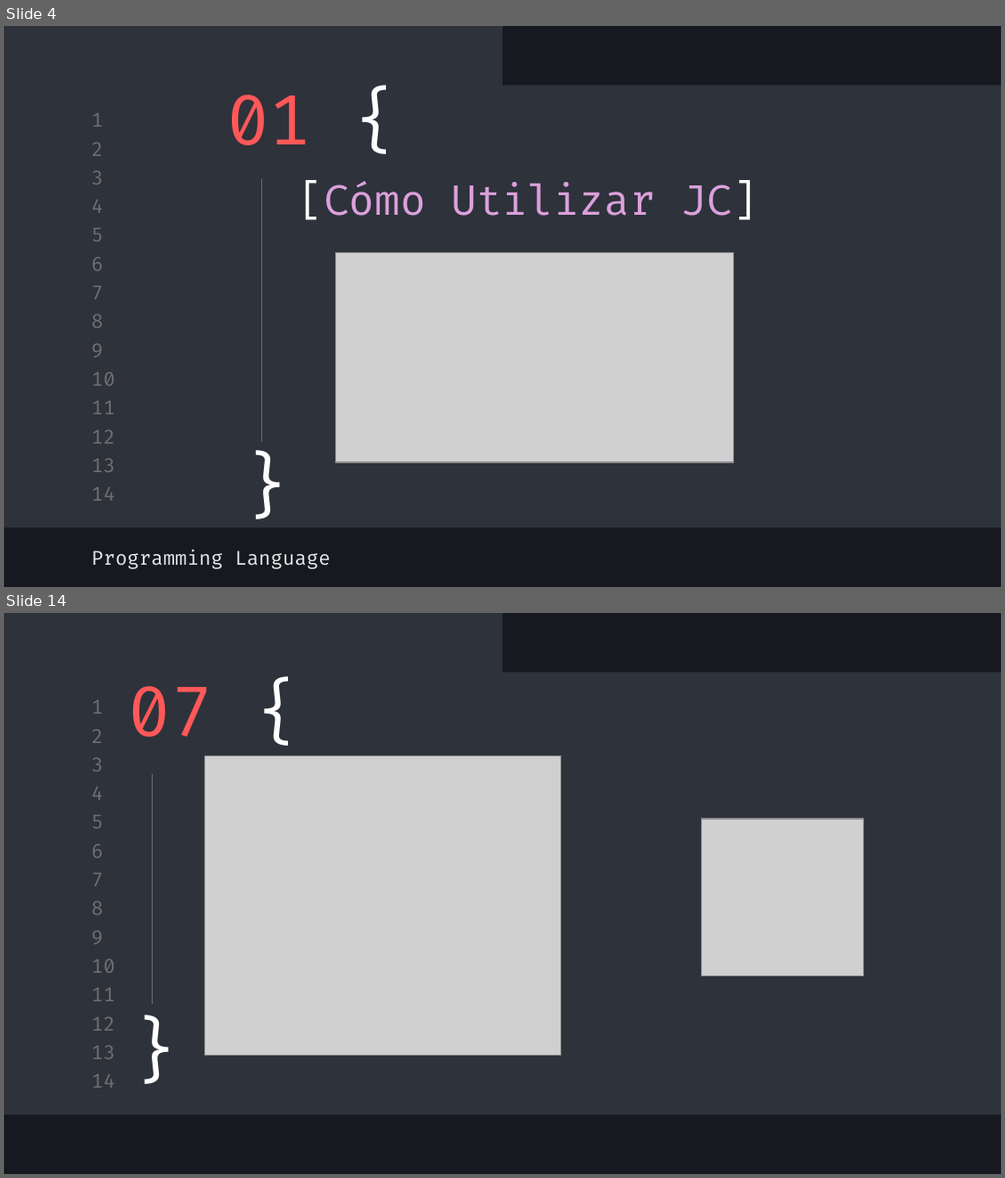
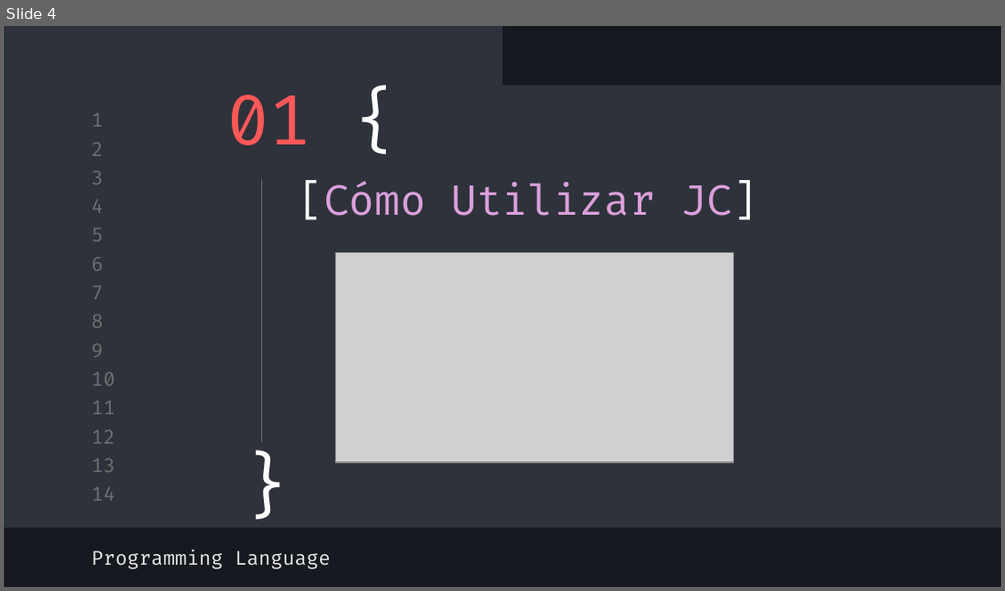
Before and after one commit to GonzaCS/vallaTechSummit-jetpack-compose, a slide deck: DevFest Jetpack Compose.pptx. Shown one above the other, each under a label of ours: slides 4 and 14 before the commit, slide 4 after it; the slides between them are not shown. The pictures are 1005x1178 and 1005x591 pixels, drawn with LibreOffice and Linux fonts; fonts in the diff are those of the drawing; grey boxes stand for pictures. Boxes give left, top, right and bottom in pixels: in the first picture for what was removed or moved away, otherwise in the second. Text is boxed around its words. In the diff, an @@ line names an element or a change of style, - is before the commit and + after.

```diff
--- a/DevFest Jetpack Compose.pptx
+++ b/DevFest Jetpack Compose.pptx
@@ slide 14 removed at <box>4,613,1001,1174</box>, background #16191F; not listed: 16 template elements that a slide beside it also shows @@
@@ title removed at <box>129,686,214,737</box> @@
-07 {
@@ picture removed at <box>204,756,560,1055</box> @@
@@ line removed from (153, 774) to (153, 1004) @@
@@ picture removed at <box>701,819,863,976</box> @@
@@ text removed at <box>125,1004,179,1089</box> @@
-}
```
Also in this commit, not shown: 12 slides changed, 9 slides added, 8 other slides removed.
